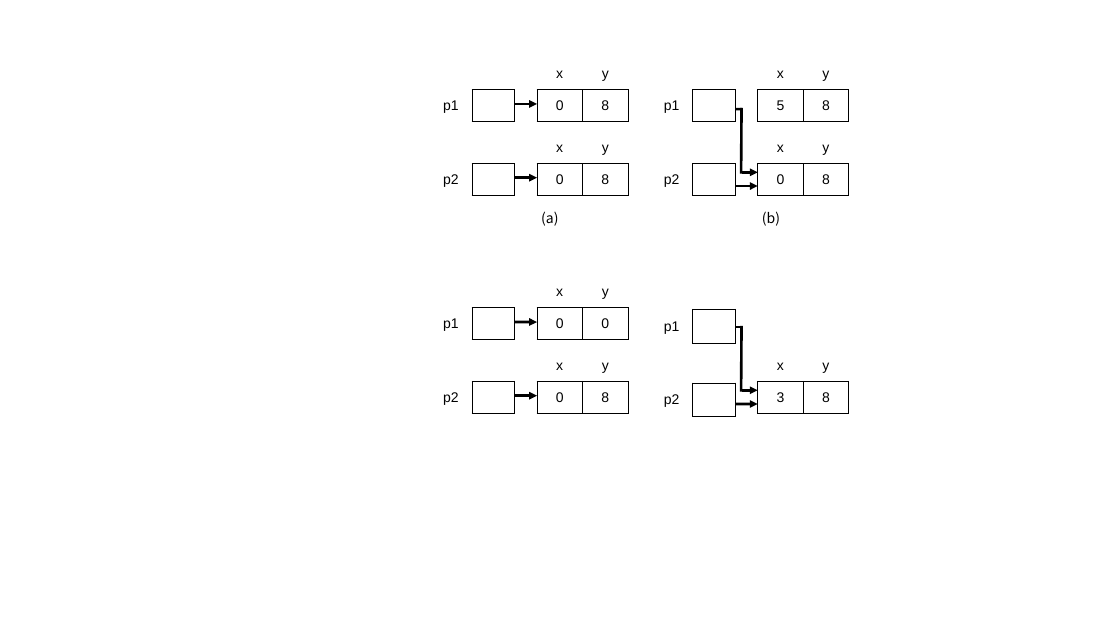
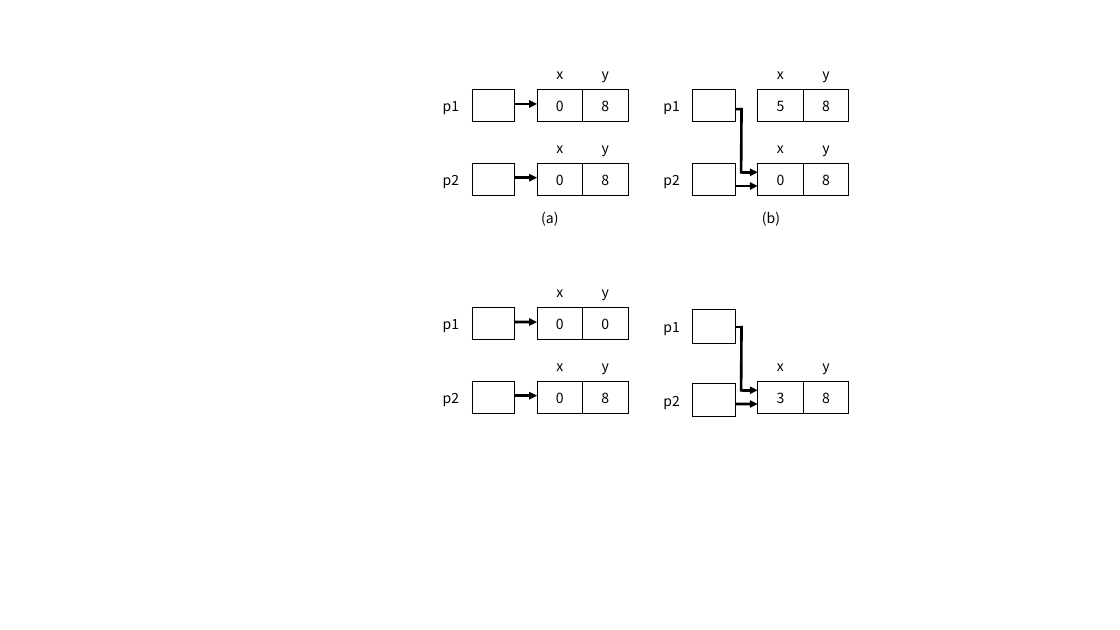
Before and after one commit to Rap0d/rap0d.github.io, a slide deck: slide 11 of assets/form/matrix.pptx. Drawn at 1120x630 pixels with LibreOffice and Linux fonts; fonts in the diff are those of the drawing. Boxes give left, top, right and bottom in pixels: in the first picture for what was removed or moved away, otherwise in the second. Text is boxed around its words. In the diff, an @@ line names an element or a change of style, - is before the commit and + after.

```diff
--- a/assets/form/matrix.pptx
+++ b/assets/form/matrix.pptx
@@ table at <box>429,58,515,122</box> @@
@@ font Arial to Noto Sans CJK KR @@
@@ table at <box>537,58,628,122</box> @@
@@ font Arial to Noto Sans CJK KR @@
@@ table at <box>650,58,736,122</box> @@
@@ font Arial to Noto Sans CJK KR @@
@@ table at <box>758,58,849,122</box> @@
@@ font Arial to Noto Sans CJK KR @@
@@ table at <box>429,132,515,196</box> @@
@@ font Arial to Noto Sans CJK KR @@
@@ table at <box>537,132,628,196</box> @@
@@ font Arial to Noto Sans CJK KR @@
@@ table at <box>650,132,736,196</box> @@
@@ font Arial to Noto Sans CJK KR @@
@@ table at <box>758,132,849,196</box> @@
@@ font Arial to Noto Sans CJK KR @@
@@ table at <box>429,276,515,339</box> @@
@@ font Arial to Noto Sans CJK KR @@
@@ table at <box>537,276,628,339</box> @@
@@ font Arial to Noto Sans CJK KR @@
@@ table at <box>650,276,736,340</box> @@
@@ font Arial to Noto Sans CJK KR @@
@@ table at <box>429,350,515,413</box> @@
@@ font Arial to Noto Sans CJK KR @@
@@ table at <box>537,350,628,413</box> @@
@@ font Arial to Noto Sans CJK KR @@
@@ table at <box>650,350,736,414</box> @@
@@ font Arial to Noto Sans CJK KR @@
@@ table at <box>758,350,849,413</box> @@
@@ font Arial to Noto Sans CJK KR @@
```
Also in this commit, not shown: 15 other slides changed, 3 slides added, 7 other files.
